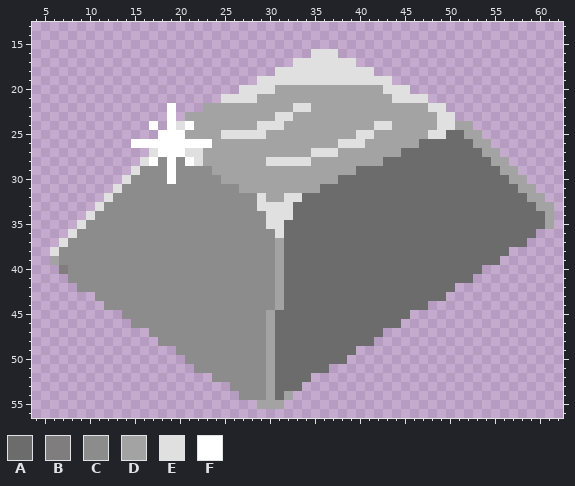
Pixel-art sprite -- RoyalRodents/Assets/Resources/ResourceIcons/StoneIcon.png. Above, as it was before the edit.
The file is 64x64 pixels. Shown: x 4..62, y 13..56.
Palette (. is transparent): A #6c6c6c  B #7f7d7d  C #8c8c8c  D #a3a3a3  E #e0e0e0  F #ffffff
Pixels before (only the part around the change), first column x 4:
13 ...........................................................
14 ...........................................................
15 ...........................................................
16 ...............................EEE.........................
17 .............................EEEEEEE.......................
18 ...........................EEEEEEEEEEE.....................
19 .........................EEEEEEEEEEEEEEE...................
20 .......................EEEEDDDDDDDDDDDDEEE.................
21 .....................EEEEDDDDDDDDDDDDDDDEEEE...............
22 ...............F...DDDDDDDDDDEEDDDDDDDDDDDDDEE.............
23 ...............F.DDDDDDDDDDEEDDDDDDDDDDDDDDDDEE............
24 .............F.FEFDDDDDDDEEEDDDDDDDDDDEEDDDDDEEDD..........
25 ..............FFFDDDDEEEEEDDDDDDDDDDEEDDDDDDEEAADD.........
26 ...........FFFFFFFFFDDDDDDDDDDDDDDEEEDDDDDDAAAAAADD........
27 .............EFFFEEDDDDDDDDDDDDEEEDDDDDDDAAAAAAAAADD.......
28 ............EFCFCFEDDDDDDDEEEEEDDDDDDDDAAAAAAAAAAAADD......
29 ...........ECCCFCCCCDDDDDDDDDDDDDDDDAAAAAAAAAAAAAAAADD.....
30 ..........ECCCCFCCCCCDDDDDDDDDDDDDAAAAAAAAAAAAAAAAAAADD....
31 .........ECCCCCCCCCCCCCDDDDDDDDDAAAAAAAAAAAAAAAAAAAAAADD...
32 ........ECCCCCCCCCCCCCCCCEDDEEAAAAAAAAAAAAAAAAAAAAAAAAADD..
33 .......ECCCCCCCCCCCCCCCCCEEEEAAAAAAAAAAAAAAAAAAAAAAAAAAADD.
34 ......ECCCCCCCCCCCCCCCCCCCEEEAAAAAAAAAAAAAAAAAAAAAAAAAAAAD.
35 .....ECCCCCCCCCCCCCCCCCCCCEEAAAAAAAAAAAAAAAAAAAAAAAAAAAAAD.
36 ....ECCCCCCCCCCCCCCCCCCCCCCEAAAAAAAAAAAAAAAAAAAAAAAAAAAA...
37 ...ECCCCCCCCCCCCCCCCCCCCCCCDAAAAAAAAAAAAAAAAAAAAAAAAAAA....
38 ..ECCCCCCCCCCCCCCCCCCCCCCCCDAAAAAAAAAAAAAAAAAAAAAAAAA......
39 ..DCCCCCCCCCCCCCCCCCCCCCCCCDAAAAAAAAAAAAAAAAAAAAAAAA.......
40 ...BCCCCCCCCCCCCCCCCCCCCCCCDAAAAAAAAAAAAAAAAAAAAAA.........
41 ....CCCCCCCCCCCCCCCCCCCCCCCDAAAAAAAAAAAAAAAAAAAAA..........
42 .....CCCCCCCCCCCCCCCCCCCCCCDAAAAAAAAAAAAAAAAAAA............
43 .......CCCCCCCCCCCCCCCCCCCCDAAAAAAAAAAAAAAAAAA.............
44 ........CCCCCCCCCCCCCCCCCCCDAAAAAAAAAAAAAAAA...............
45 ..........CCCCCCCCCCCCCCCCDAAAAAAAAAAAAAAA.................
46 ...........CCCCCCCCCCCCCCCDAAAAAAAAAAAAAA..................
47 .............CCCCCCCCCCCCCDAAAAAAAAAAAA....................
48 ..............CCCCCCCCCCCCDAAAAAAAAAAA.....................
49 ................CCCCCCCCCCDAAAAAAAAA.......................
50 .................CCCCCCCCCDAAAAAAAA........................
51 ..................CCCCCCCCDAAAAAA..........................
52 ....................CCCCCCDAAAA............................
53 ......................CCCCDAAA.............................
54 .......................CCCDAD..............................
55 .........................DDD...............................
56 ...........................................................
Once edited:
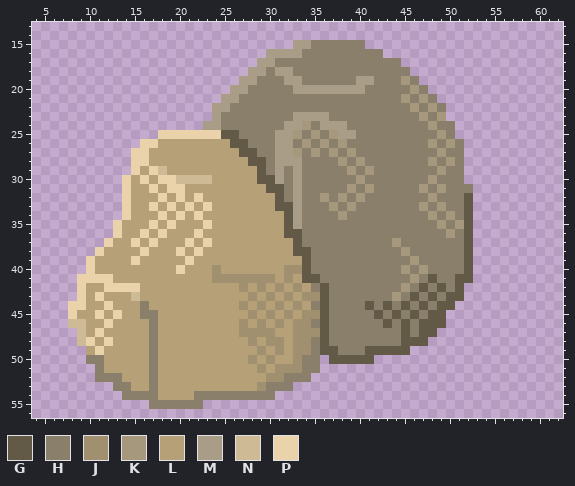
Colours new in this view: G #625947  H #8a7f6a  J #a1906f  K #a6987c  L #b6a078  M #a99d87  N #cebb96  P #ead3aa
Changes in this commit:
Changed rows in their new state; - is an unchanged pixel.
first column x 6:
15 ---------------------------MMHHHHHH---------------------
16 ------------------------MMMMHHHHHHHHH-------------------
17 -----------------------MMHHHHHHHHHHHHHH-----------------
18 ----------------------MMHMMHHHHHHHHHHHHH----------------
19 ---------------------MMHHHMMHHHHHHMMHHHKH---------------
20 --------------------MMHHHHHMMMMMMMMHHHHHKH--------------
21 -------------------MMHHHHHHHHHHHHHHHHHHKHKH-------------
22 -------------.---.MMHHHHHHHHHHHHHHHHHHHHKHKH------------
23 -------------.-...MHHHHHHHHMMMMHHHHHHHHHHKHK.-----------
24 -----------.-....MMHHHHHHHMMKHMMMHHHHHHHHHKHH..---------
25 ------------PPPPPPPGGHHHHMMKHKHKMMHHHHHHHHHKH...--------
26 ---------.PPLLLLLLLLGGHHHMMHKHKHKHHHHHHHHHKHKH...-------
27 ---------PPLLLLLLLLLLGGHHMMKHKHKHKHHHHHHHHHKHH....------
28 ---------PPLLLLLLLLLLLGGHMMMHHHHKHKHHHHHHHKHKH.....-----
29 ---------PLPNLLLLLLLLLLGHMHMHHHHHKHKHHHHHHHKHH......----
30 --------PLPLPPNNNNLLLLLGGMHMHHHHHHKHHHHHHHKHHH.......---
31 -------.PLLPLPPLLLLLLLLLGGHMHHHHHKHKHHHHHKHKHHH.......--
32 ------..PLLLPLPLPLLLLLLLLGHMHHKHKHKHHHHHHHKHHHG........-
33 -----...PLLPLPLPLPLLLLLLLGGMHHHKHKHHHHHHHKHKHHG.........
34 ----....PLLLPLPLPLLLLLLLLLGMHHHHKHHHHHHHHHKHKHG.........
35 ---....PLLLPLPLLLPLLLLLLLLGMHHHHHHHHHHHHHHHKHKG.........
36 --.....PLLPLPLLLPLLLLLLLLLGGHHHHHHHHHHHHHHHHKHG.......--
37 -.....PLLPLPLLLPLPLLLLLLLLLGHHHHHHHHHHKHHHHHHHG......---
38 .....PLLLLPLLLPLPLLLLLLLLLLGGHHHHHHHHHHKHHHHHHG....-----
39 ....PLLLLPLLLLLPLLLLLLLLLLLLGHHHHHHHHHHHKHHHHHG...------
40 -...PLLLLLLLLLPLLLJLLLLLLLJJGHHHHHHHHHHKHKHHHHG.--------
41 --.PPPPLLLLLLLLLLLJJJJJJJLJLGGHHHHHHHHHHKHGHHGG---------
42 ---PLLPPPPLLLLLLLLLLLJLJLJLJLHGHHHHHHHHKHGHGHG----------
43 ---PLPLLLNLLLLLLLLLLLLJLJLJLJJGHHHHHHHKHGHGHGG----------
44 --PPLLPLLLHLLLLLLLLLLJLJLJLJLHGHHHHGHGHGHGHGG-----------
45 --PLLPLPLLHHLLLLLLLLLLJLJLJLJJGHHHHHGHGHGHGG------------
46 --NNLLPLLLLHLLLLLLLLLJLJLJLJJHGHHHHHHGHGHGGG------------
47 ---NLPLLLLLHLLLLLLLLLJJJJLLJJJGHHHHHHHHGHGG-------------
48 ---NPLPLLLLHLLLLLLLLLLJLJJLJJHGHHHHHHHHGGG--------------
49 ----LPLLLLLHLLLLLLLLLLLJLJLJJHGGHHHGGGGG----------------
50 ----HHLLLLLHLLLLLLLLLLJLJLLJHH.GGGGG--------------------
51 -----HLLLLLHLLLLLLLLLLLJLJJJHH.-------------------------
52 -----HHHLLLHLLLLLLLLLLLLJJHHH---------------------------
53 -------HHLLHLLLLLLLLLLLJHHH.----------------------------
54 --------HHHHLLLLHHHHHHHHH..-----------------------------
55 -----------HHHHHH------...------------------------------
Where, in picture pixels (left, top, right, bottom), the same in both pictures:
changed: (50, 40, 554, 409)
